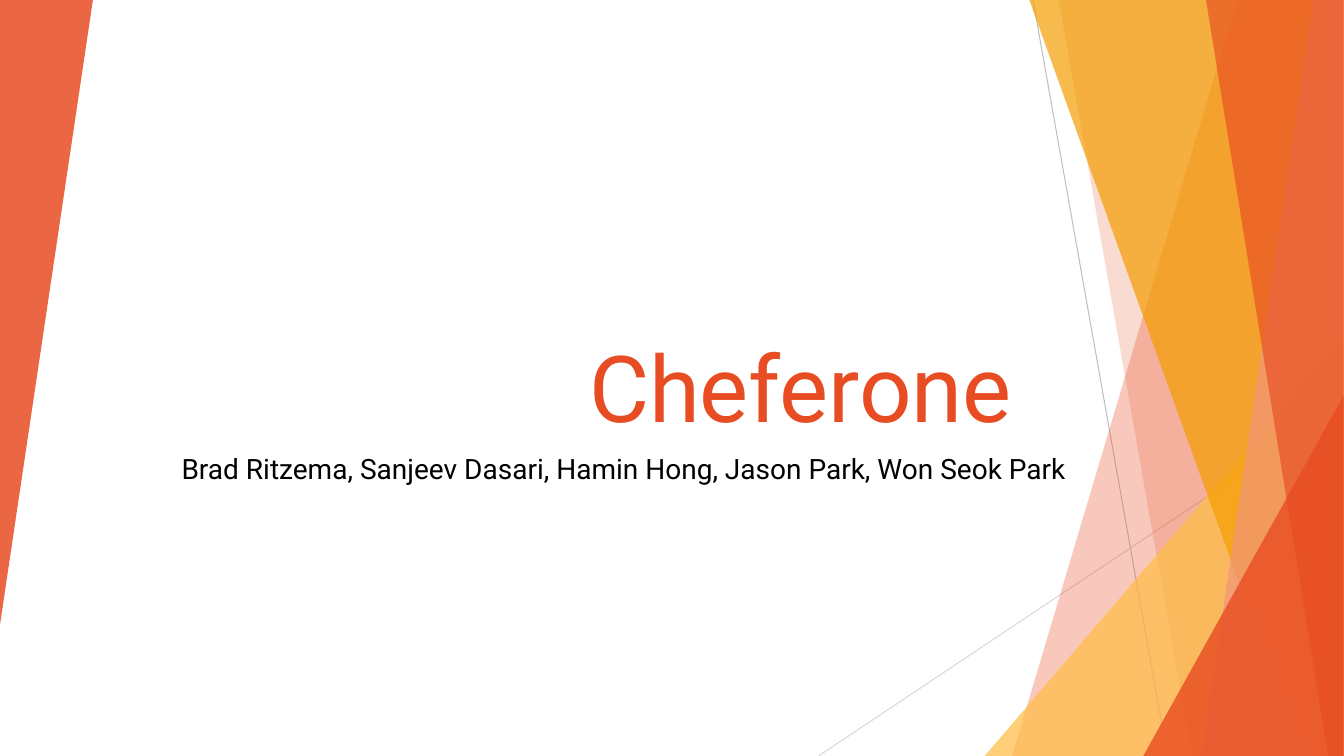
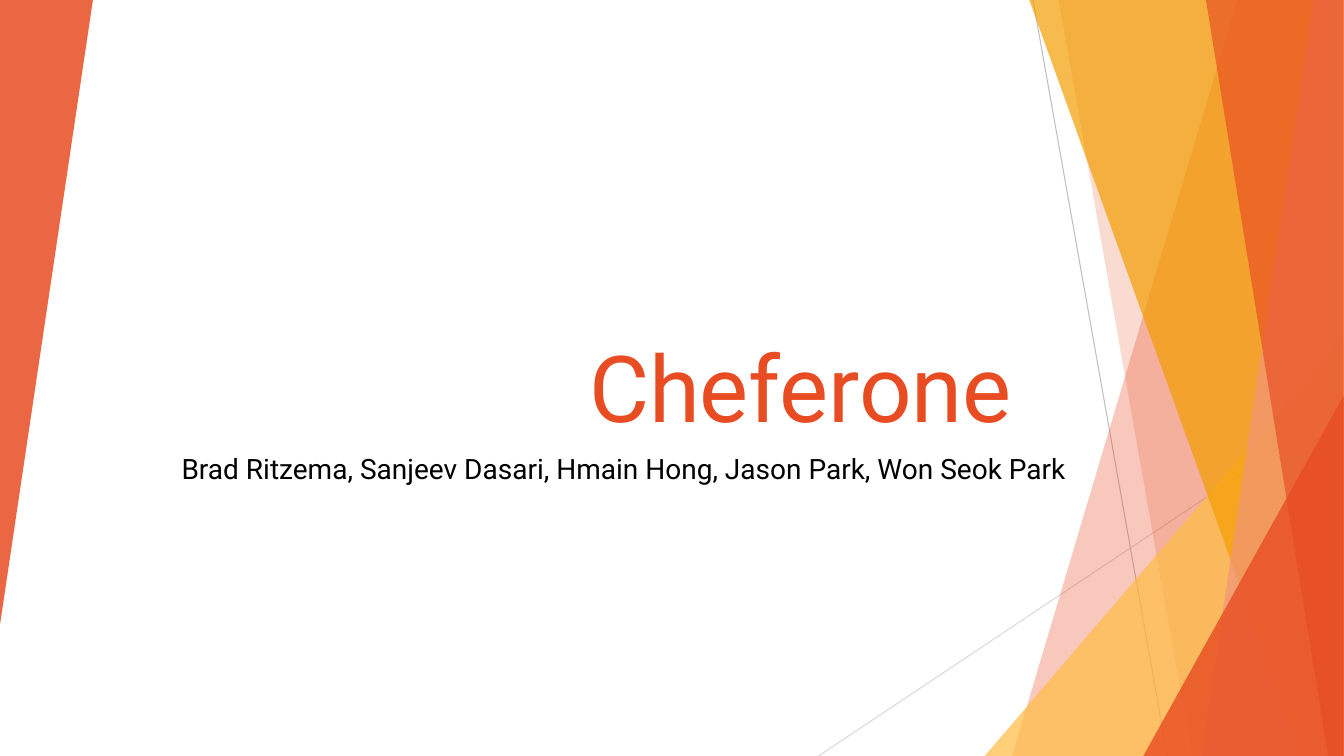
Before and after one commit to Foodies-cs262/client, a slide deck: slide 1 of Cheferone.pptx. Drawn at 1344x756 pixels with LibreOffice and Linux fonts; fonts in the diff are those of the drawing. Boxes give left, top, right and bottom in pixels: in the first picture for what was removed or moved away, otherwise in the second. Text is boxed around its words. In the diff, an @@ line names an element or a change of style, - is before the commit and + after.

```diff
--- a/Cheferone.pptx
+++ b/Cheferone.pptx
@@ subtitle at [182,458,1065,485]: text changed @@
-Brad Ritzema, Sanjeev Dasari, Hamin Hong, Jason Park, Won Seok Park
+Brad Ritzema, Sanjeev Dasari, Hmain Hong, Jason Park, Won Seok Park
```
Also in this commit, not shown: 3 other slides changed, 3 slides added, 4 slides removed, 17 other files.
